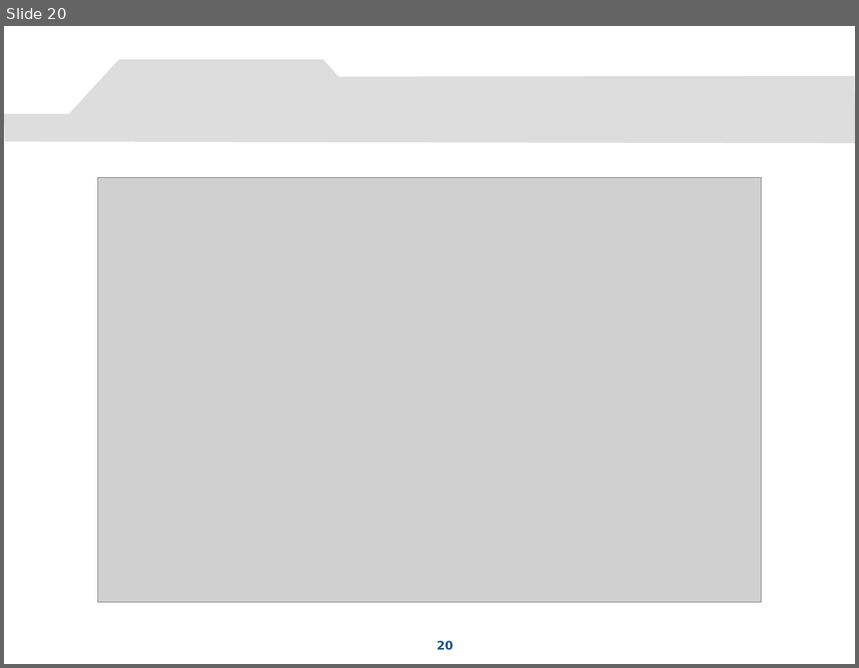
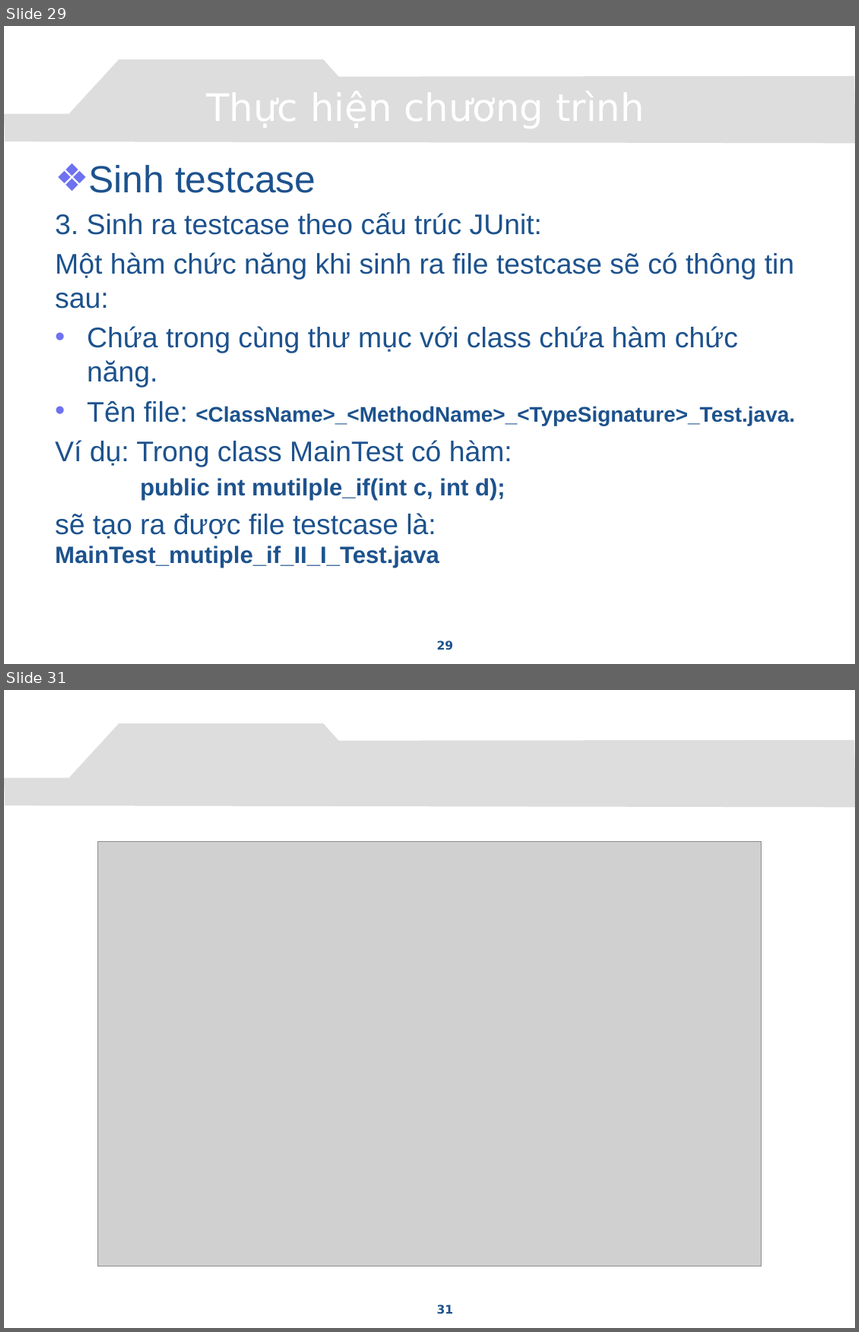
Before and after one commit to congcuong-cse/autotesting-lvtn, a slide deck: Document/Presentation.pptx. Shown one above the other, each under a label of ours: slide 20 before the commit, slides 29 and 31 after it; the slides between them are not shown. The pictures are 859x668 and 859x1332 pixels, drawn with LibreOffice and Linux fonts; fonts in the diff are those of the drawing; grey boxes stand for pictures; background and template pictures are left out. Boxes give left, top, right and bottom in pixels: in the first picture for what was removed or moved away, otherwise in the second. Text is boxed around its words. In the diff, an @@ line names an element or a change of style, - is before the commit and + after.

```diff
--- a/Document/Presentation.pptx
+++ b/Document/Presentation.pptx
@@ slide 29 added at bbox=[4, 26, 855, 664], background picture (left out); not listed: 1 template element that a slide beside it also shows @@
@@ title added at bbox=[61, 80, 791, 132], 32 pt, text #FFFFFF @@
+Thực hiện chương trình
@@ text added at bbox=[55, 165, 795, 568], 24 pt, text #1D528D @@
+❖ Sinh testcase
+3. Sinh ra testcase theo cấu trúc JUnit:
+Một hàm chức năng khi sinh ra file testcase sẽ có thông tin sau:
+• Chứa trong cùng thư mục với class chứa hàm chức năng.
+• Tên file: <ClassName>_<MethodName>_<TypeSignature>_Test.java.
+Ví dụ: Trong class MainTest có hàm:
+public int mutilple_if(int c, int d);
+sẽ tạo ra được file testcase là: MainTest_mutiple_if_II_I_Test.java
@@ page number added at bbox=[437, 641, 454, 651], 10 pt, text #1D528D, bold @@
+29
@@ what was slide 20 is now slide 31 @@
@@ page number at bbox=[437, 1305, 454, 1315]: text changed @@
-20
+31
```
Also in this commit, not shown: 12 slides changed, 10 other slides added.
